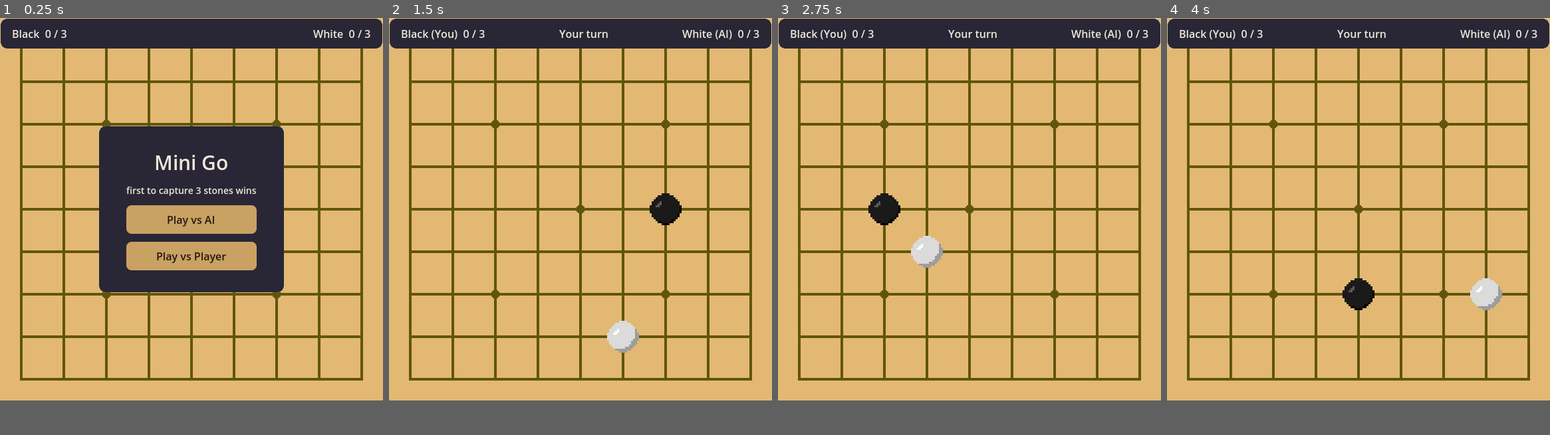
Above: before the commit, frames 1-4 (left to right).
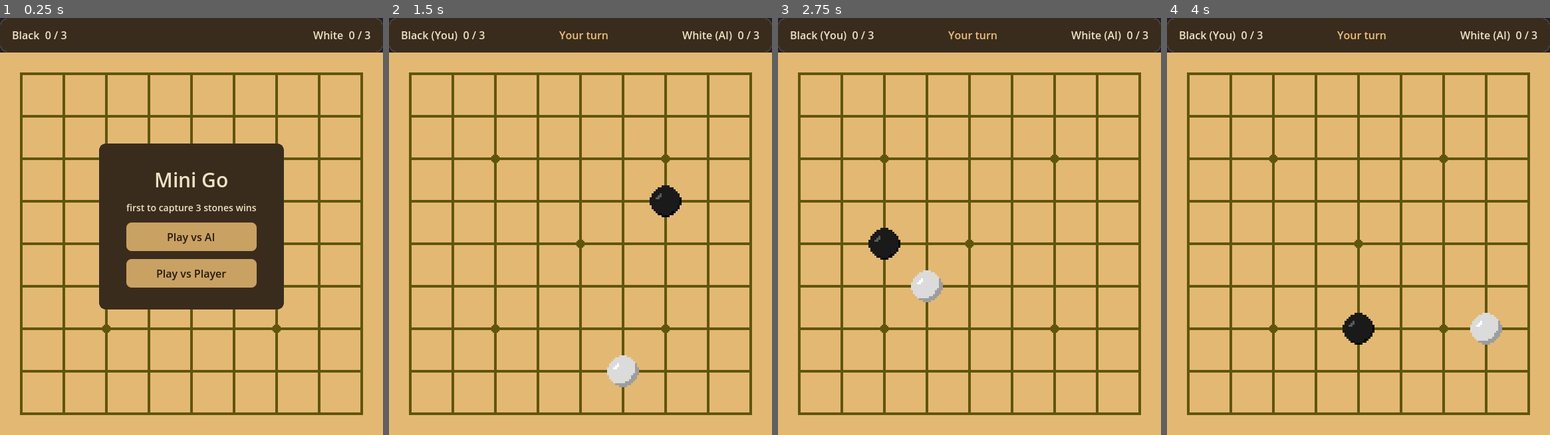
Above: after the commit, the same moments.

Repository: jxnhoongz/weiqi-gd
Game: Godot game, scene res://scenes/main.tscn
Same seed, same stepped clock (60 frames per second), same inputs: the game is played once before the commit and once after it.
Inputs (mouse positions are in pixels of both pictures, inside the frame that each line leads up to):
- Up to frame 1 (0.25 s): no input
- Up to frame 2 (1.5 s): click "Play vs AI" at 0.5 s; tap Enter at 1.25 s; move the mouse to (664, 188) at 1.27 s; tap R at 1.35 s; click (664, 188) at 1.42 s
- Up to frame 3 (2.75 s): tap Space at 2 s; move the mouse to (892, 226) at 2.02 s; tap R at 2.1 s; click (892, 226) at 2.17 s
- Up to frame 4 (4 s): tap Enter at 2.75 s; move the mouse to (1396, 126) at 2.77 s; tap R at 2.85, 3.6 s; click (1396, 126) at 2.92 s; tap Space at 3.5 s; move the mouse to (1339, 284) at 3.52 s; click (1339, 284) at 3.67 s
In our replay, the window is 576x576 before the commit and 576x628 after it. These sizes can differ from the game's own. Grey fills any space a smaller window leaves; there, only what the larger window draws over its background counts as a difference.

The runs differ from the first frame. In frame 1, 34% of the frame differs, in the area x 0-100%, y 0-96%; in frame 2, 19%; in frame 3, 20%; in frame 4, 20%.

Commit message:
feat: placement bounce + capture burst (juice), snap sfx, wood HUD top strip
- Tween-based stone placement bounce (TRANS_BACK) + capture pop/particles
- AudioStreamPlayer plays assets/audio/snap.mp3 on placement (file reorganized)
- HUD moved to a wood-toned top strip above the board (board no longer covered),
  warm-wood theme palette; window taller. Ignore .DS_Store.

Co-Authored-By: Claude <noreply@anthropic.com>

Diff:
--- a/project.godot
+++ b/project.godot
@@ -11,7 +11,7 @@
 [display]
 
 window/size/viewport_width=576
-window/size/viewport_height=576
+window/size/viewport_height=628
 
 [rendering]
 
--- a/scenes/main.tscn
+++ b/scenes/main.tscn
@@ -3,30 +3,31 @@
 [ext_resource type="Script" uid="uid://cbfy476bsln4l" path="res://scripts/view/board_renderer.gd" id="1_board"]
 
 [node name="Board" type="Node2D"]
+position = Vector2(0, 52)
+scale = Vector2(2, 2)
 script = ExtResource("1_board")
 
 [node name="BoardLayer" type="TileMapLayer" parent="."]
 
 [node name="Stones" type="Node2D" parent="."]
 
-[node name="Camera2D" type="Camera2D" parent="."]
-position = Vector2(144, 144)
-zoom = Vector2(2, 2)
-
 [node name="HUD" type="CanvasLayer" parent="."]
 
 [node name="UIRoot" type="Control" parent="HUD"]
+layout_mode = 3
+anchors_preset = 15
 anchor_right = 1.0
 anchor_bottom = 1.0
 mouse_filter = 2
 
 [node name="TopBar" type="PanelContainer" parent="HUD/UIRoot"]
-anchors_preset = 10
+layout_mode = 0
 anchor_right = 1.0
-offset_bottom = 44.0
+offset_bottom = 52.0
 mouse_filter = 2
 
 [node name="Margin" type="MarginContainer" parent="HUD/UIRoot/TopBar"]
+layout_mode = 2
 mouse_filter = 2
 theme_override_constants/margin_left = 12
 theme_override_constants/margin_top = 6
@@ -34,41 +35,47 @@
 theme_override_constants/margin_bottom = 6
 
 [node name="Row" type="HBoxContainer" parent="HUD/UIRoot/TopBar/Margin"]
+layout_mode = 2
 mouse_filter = 2
 
 [node name="BlackLabel" type="Label" parent="HUD/UIRoot/TopBar/Margin/Row"]
-mouse_filter = 2
+layout_mode = 2
 theme_override_font_sizes/font_size = 16
 text = "Black  0 / 3"
 
 [node name="SpacerL" type="Control" parent="HUD/UIRoot/TopBar/Margin/Row"]
+layout_mode = 2
+size_flags_horizontal = 3
 mouse_filter = 2
-size_flags_horizontal = 3
 
 [node name="TurnLabel" type="Label" parent="HUD/UIRoot/TopBar/Margin/Row"]
-mouse_filter = 2
+layout_mode = 2
 theme_override_font_sizes/font_size = 16
 text = "Black to move"
 
 [node name="SpacerR" type="Control" parent="HUD/UIRoot/TopBar/Margin/Row"]
+layout_mode = 2
+size_flags_horizontal = 3
 mouse_filter = 2
-size_flags_horizontal = 3
 
 [node name="WhiteLabel" type="Label" parent="HUD/UIRoot/TopBar/Margin/Row"]
-mouse_filter = 2
+layout_mode = 2
 theme_override_font_sizes/font_size = 16
 text = "White  0 / 3"
 
 [node name="WinOverlay" type="CenterContainer" parent="HUD/UIRoot"]
 visible = false
+layout_mode = 0
 anchor_right = 1.0
 anchor_bottom = 1.0
 mouse_filter = 2
 
 [node name="WinPanel" type="PanelContainer" parent="HUD/UIRoot/WinOverlay"]
+layout_mode = 2
 mouse_filter = 2
 
 [node name="WinMargin" type="MarginContainer" parent="HUD/UIRoot/WinOverlay/WinPanel"]
+layout_mode = 2
 mouse_filter = 2
 theme_override_constants/margin_left = 28
 theme_override_constants/margin_top = 22
@@ -76,37 +83,43 @@
 theme_override_constants/margin_bottom = 22
 
 [node name="WinBox" type="VBoxContainer" parent="HUD/UIRoot/WinOverlay/WinPanel/WinMargin"]
+layout_mode = 2
 mouse_filter = 2
 theme_override_constants/separation = 12
 alignment = 1
 
 [node name="ResultLabel" type="Label" parent="HUD/UIRoot/WinOverlay/WinPanel/WinMargin/WinBox"]
-mouse_filter = 2
+layout_mode = 2
 theme_override_font_sizes/font_size = 24
 text = "Black wins!"
 horizontal_alignment = 1
 
 [node name="ScoreLabel" type="Label" parent="HUD/UIRoot/WinOverlay/WinPanel/WinMargin/WinBox"]
-mouse_filter = 2
+layout_mode = 2
 theme_override_font_sizes/font_size = 15
 text = "Black 3 · White 0"
 horizontal_alignment = 1
 
 [node name="RestartButton" type="Button" parent="HUD/UIRoot/WinOverlay/WinPanel/WinMargin/WinBox"]
+layout_mode = 2
 text = "Play again"
 
 [node name="MenuButton" type="Button" parent="HUD/UIRoot/WinOverlay/WinPanel/WinMargin/WinBox"]
+layout_mode = 2
 text = "Main menu"
 
 [node name="MenuOverlay" type="CenterContainer" parent="HUD/UIRoot"]
+layout_mode = 0
 anchor_right = 1.0
 anchor_bottom = 1.0
 mouse_filter = 2
 
 [node name="MenuPanel" type="PanelContainer" parent="HUD/UIRoot/MenuOverlay"]
+layout_mode = 2
 mouse_filter = 2
 
 [node name="MenuMargin" type="MarginContainer" parent="HUD/UIRoot/MenuOverlay/MenuPanel"]
+layout_mode = 2
 mouse_filter = 2
 theme_override_constants/margin_left = 36
 theme_override_constants/margin_top = 28
@@ -114,24 +127,27 @@
 theme_override_constants/margin_bottom = 28
 
 [node name="MenuBox" type="VBoxContainer" parent="HUD/UIRoot/MenuOverlay/MenuPanel/MenuMargin"]
+layout_mode = 2
 mouse_filter = 2
 theme_override_constants/separation = 12
 alignment = 1
 
 [node name="TitleLabel" type="Label" parent="HUD/UIRoot/MenuOverlay/MenuPanel/MenuMargin/MenuBox"]
-mouse_filter = 2
+layout_mode = 2
 theme_override_font_sizes/font_size = 30
 text = "Mini Go"
 horizontal_alignment = 1
 
 [node name="SubLabel" type="Label" parent="HUD/UIRoot/MenuOverlay/MenuPanel/MenuMargin/MenuBox"]
-mouse_filter = 2
+layout_mode = 2
 theme_override_font_sizes/font_size = 14
 text = "first to capture 3 stones wins"
 horizontal_alignment = 1
 
 [node name="PlayAiButton" type="Button" parent="HUD/UIRoot/MenuOverlay/MenuPanel/MenuMargin/MenuBox"]
+layout_mode = 2
 text = "Play vs AI"
 
 [node name="PlayPvpButton" type="Button" parent="HUD/UIRoot/MenuOverlay/MenuPanel/MenuMargin/MenuBox"]
+layout_mode = 2
 text = "Play vs Player"
--- a/scripts/view/board_renderer.gd
+++ b/scripts/view/board_renderer.gd
@@ -43,6 +43,7 @@
 ]
 
 const BOARD_TEXTURE_PATH := "res://assets/themes/kaya/go-board.png"
+const SNAP_SFX_PATH := "res://assets/audio/snap.mp3"
 
 @onready var board_layer: TileMapLayer = $BoardLayer
 @onready var stones: Node2D = $Stones
@@ -63,6 +64,7 @@
 @onready var play_pvp_button: Button = $HUD/UIRoot/MenuOverlay/MenuPanel/MenuMargin/MenuBox/PlayPvpButton
 
 var _texture: Texture2D
+var _snap_player: AudioStreamPlayer  # plays the "snap" sfx on stone placement
 var _state: BoardState
 var _current_color: int = BoardState.Point.BLACK
 var _mode: int = Mode.NONE
@@ -81,7 +83,13 @@
 		return
 	board_layer.tile_set = TilesetBuilder.build(_texture)
 	_paint_board()
+	# Audio: a non-positional player for the stone-placement "snap".
+	_snap_player = AudioStreamPlayer.new()
+	_snap_player.stream = load(SNAP_SFX_PATH)
+	add_child(_snap_player)
 	ui_root.theme = _build_ui_theme()
+	# Gold accent for the turn indicator (overrides the cream Label colour).
+	turn_label.add_theme_color_override("font_color", Color(0.91, 0.75, 0.49))
 	# Wire the buttons' `pressed` signals to handler functions.
 	play_ai_button.pressed.connect(func() -> void: _start_game(Mode.VS_AI))
 	play_pvp_button.pressed.connect(func() -> void: _start_game(Mode.VS_PLAYER))
@@ -247,17 +255,50 @@
 	atlas.atlas = _texture
 	atlas.region = stone_region(color)
 	sprite.texture = atlas
-	sprite.scale = Vector2(STONE_SCALE, STONE_SCALE)
 	# Centre the stone on the intersection (tile centre = x*32 + 16).
 	sprite.position = Vector2(x * TILE_PX + TILE_PX / 2.0, y * TILE_PX + TILE_PX / 2.0)
+	# JUICE: start tiny and bounce up to size. TRANS_BACK overshoots past the
+	# target then settles back — that "plonk" feel from the Juice Lab.
+	sprite.scale = Vector2.ZERO
 	stones.add_child(sprite)
 	_stone_sprites[Vector2i(x, y)] = sprite
+	var target := Vector2(STONE_SCALE, STONE_SCALE)
+	var tw := create_tween()
+	tw.tween_property(sprite, "scale", target, 0.18).set_trans(Tween.TRANS_BACK).set_ease(Tween.EASE_OUT)
+	if _snap_player and _snap_player.stream:
+		_snap_player.play()
 
 func _remove_stone_sprite(x: int, y: int) -> void:
 	var key := Vector2i(x, y)
-	if _stone_sprites.has(key):
-		_stone_sprites[key].queue_free()
-		_stone_sprites.erase(key)
+	if not _stone_sprites.has(key):
+		return
+	var sprite: Sprite2D = _stone_sprites[key]
+	_stone_sprites.erase(key)
+	# JUICE: pop (scale up) + fade out, with a little particle burst, instead of
+	# vanishing instantly. Colour the bits to match the captured stone.
+	var is_black := (sprite.texture as AtlasTexture).region == STONE_REGION_BLACK
+	_capture_burst(sprite.position, Color(0.1, 0.1, 0.1) if is_black else Color(0.95, 0.93, 0.86))
+	var tw := create_tween()
+	tw.tween_property(sprite, "modulate:a", 0.0, 0.18)
+	tw.parallel().tween_property(sprite, "scale", sprite.scale * 1.4, 0.18)
+	tw.tween_callback(sprite.queue_free)
+
+## Flings a few small squares outward from `pos` (a capture "burst"). No art —
+## just Polygon2D squares tweened outward and faded, then freed.
+func _capture_burst(pos: Vector2, color: Color) -> void:
+	for i in 8:
+		var bit := Polygon2D.new()
+		bit.polygon = PackedVector2Array([Vector2(-2, -2), Vector2(2, -2), Vector2(2, 2), Vector2(-2, 2)])
+		bit.color = color
+		bit.position = pos
+		stones.add_child(bit)
+		var angle := TAU * i / 8.0
+		var dist := 16.0 + randf() * 12.0
+		var dest := pos + Vector2(cos(angle), sin(angle)) * dist
+		var tw := create_tween()
+		tw.tween_property(bit, "position", dest, 0.3).set_ease(Tween.EASE_OUT)
+		tw.parallel().tween_property(bit, "modulate:a", 0.0, 0.3)
+		tw.tween_callback(bit.queue_free)
 
 # --- UI theme (flat, code-built — no art) ----------------------------------
 
@@ -267,11 +308,12 @@
 	var t := Theme.new()
 	t.set_default_font_size(16)
 
-	var bg := Color(0.16, 0.15, 0.21)
-	var accent := Color(0.79, 0.63, 0.39)
+	# Warm-wood palette pulled from the board (kaya) so the UI feels part of the game.
+	var bg := Color(0.227, 0.173, 0.110)        # #3a2c1c deep wood brown
+	var accent := Color(0.79, 0.63, 0.39)       # kaya gold (buttons)
 	var accent_hover := Color(0.86, 0.71, 0.47)
 	var accent_pressed := Color(0.69, 0.54, 0.33)
-	var text := Color(0.93, 0.91, 0.85)
+	var text := Color(0.937, 0.886, 0.776)      # #efe2c6 cream
 	var dark_text := Color(0.14, 0.10, 0.05)
 
 	var panel := StyleBoxFlat.new()
Not shown, added: assets/audio/snap.mp3.import
Not shown, removed: .DS_Store
Not shown, changed: .gitignore
Not shown, removed: assets/.DS_Store
Not shown, added: assets/audio/snap.mp3
Not shown, removed: assets/themes/.DS_Store
